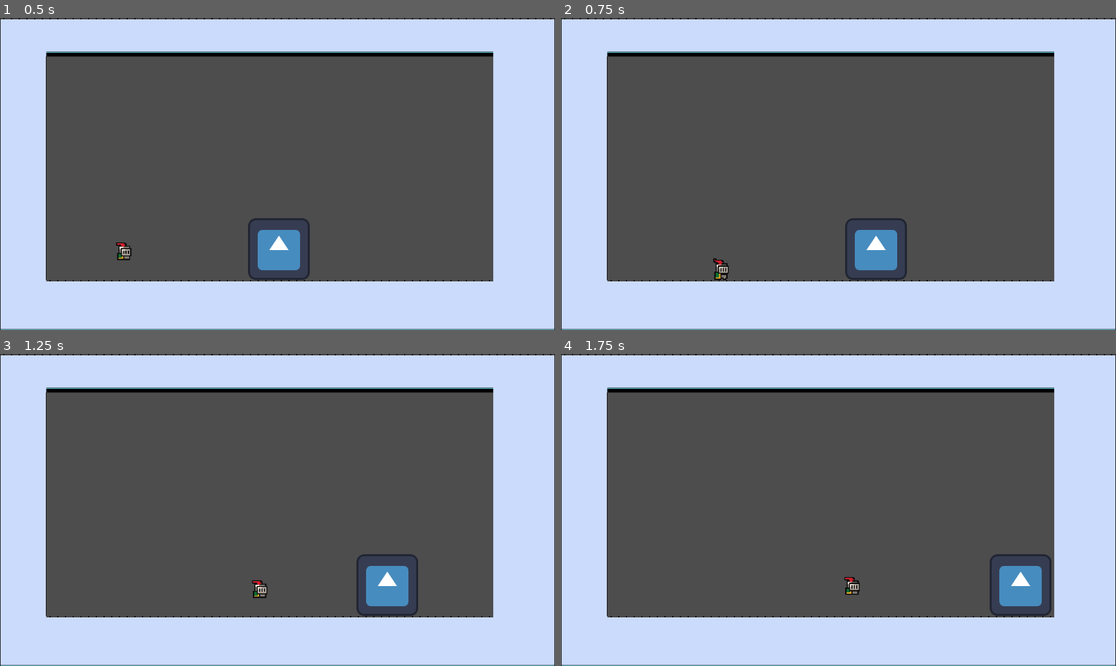
Above: before the commit, frames 1-4 (two rows, left to right).
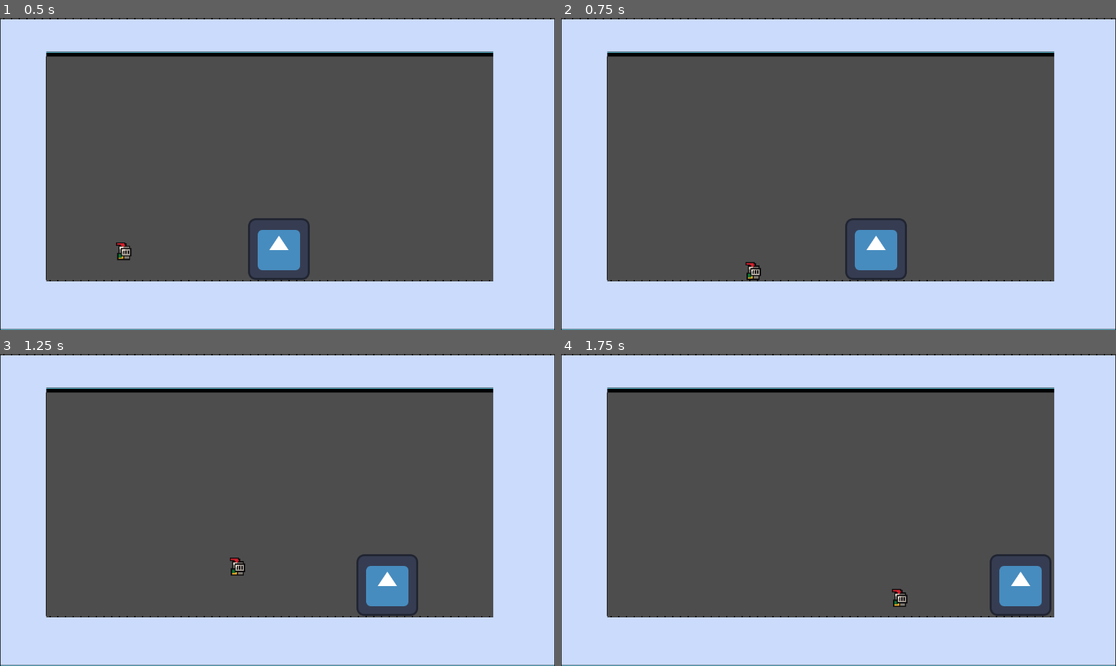
Above: after the commit, the same moments.

Repository: PjotrNik/shefjam
Game: Godot game, scene res://phase_1_map.tscn
Same seed, same stepped clock (60 frames per second), same inputs: the game is played once before the commit and once after it. The engine's default icon, where the game draws it, is replaced by a stand-in: a white triangle on a blue panel in a dark square.
Inputs:
- Up to frame 1 (0.5 s): no input
- Up to frame 2 (0.75 s): hold D (move_right) from 0.53 s (still down); tap Space (dash) at 0.6 s
- Up to frame 3 (1.25 s): keep holding D (move_right); tap S (jump) at 0.77, 0.8, 1.07 s
- Up to frame 4 (1.75 s): keep holding D (move_right); tap S (jump) at 1.35, 1.52 s; tap Space (dash) at 1.55 s

Frame 1 is identical in both runs. In frame 2, 0.3% of the frame differs, in the area x 27-37%, y 77-84%; in frame 3, 0.2%; in frame 4, 0.3%.

Commit message:
Added horizonyal dashing only

Diff:
--- a/scenes/player.tscn
+++ b/scenes/player.tscn
@@ -122,28 +122,28 @@
 [sub_resource type="SpriteFrames" id="SpriteFrames_tuyoq"]
 animations = [{
 "frames": [{
-"duration": 1.0,
+"duration": 0.5,
 "texture": SubResource("AtlasTexture_qm0ti")
 }, {
-"duration": 1.0,
+"duration": 0.5,
 "texture": SubResource("AtlasTexture_fhbv5")
 }, {
-"duration": 1.0,
+"duration": 0.5,
 "texture": SubResource("AtlasTexture_pqap4")
 }, {
-"duration": 1.0,
+"duration": 0.5,
 "texture": SubResource("AtlasTexture_2c7ny")
 }, {
-"duration": 1.0,
+"duration": 0.5,
 "texture": SubResource("AtlasTexture_0jhex")
 }, {
-"duration": 1.0,
+"duration": 0.5,
 "texture": SubResource("AtlasTexture_38am0")
 }, {
-"duration": 1.0,
+"duration": 0.5,
 "texture": SubResource("AtlasTexture_xfidv")
 }, {
-"duration": 1.0,
+"duration": 0.5,
 "texture": SubResource("AtlasTexture_nxd4c")
 }],
 "loop": false,
@@ -238,19 +238,22 @@
 [node name="AnimatedSprite2D" type="AnimatedSprite2D" parent="."]
 position = Vector2(0, -5)
 sprite_frames = SubResource("SpriteFrames_tuyoq")
-animation = &"jump"
+animation = &"dash"
 autoplay = "idle"
+frame = 7
+frame_progress = 1.0
 
 [node name="CollisionShape2D" type="CollisionShape2D" parent="."]
 position = Vector2(0, 0.5)
 shape = SubResource("RectangleShape2D_3vyb7")
 
 [node name="DashTimer" type="Timer" parent="."]
+wait_time = 0.15
+one_shot = true
+
+[node name="DashCooldown" type="Timer" parent="."]
 wait_time = 0.5
 one_shot = true
 
-[node name="DashCooldown" type="Timer" parent="."]
-one_shot = true
-
 [connection signal="timeout" from="DashTimer" to="." method="_on_dash_timer_timeout"]
 [connection signal="timeout" from="DashCooldown" to="." method="_on_dash_cooldown_timeout"]
--- a/scripts/player.gd
+++ b/scripts/player.gd
@@ -2,12 +2,10 @@
 
 
 const SPEED = 130.0
-const JUMP_VELOCITY = -300.0
-const DASH_SPEED = 500
+const JUMP_VELOCITY = -400.0
+const DASH_SPEED = 1000
 
 @onready var animated_sprite_2d: AnimatedSprite2D = $AnimatedSprite2D
-#@onready var audio_stream_player_2d: AudioStreamPlayer2D = $AudioStreamPlayer2D
-#@onready var marker_2d: Marker2D = $Marker2D
 @onready var dash_timer: Timer = $DashTimer
 @onready var dash_cooldown: Timer = $DashCooldown
 
@@ -18,7 +16,7 @@
 
 func _physics_process(delta: float) -> void:
 	# Add the gravity.
-	if not is_on_floor():
+	if not is_on_floor() and not dashing:
 		velocity += get_gravity() * delta
 
 	# Handle jump.
@@ -38,8 +36,9 @@
 		$DashCooldown.start()
 	if direction and not is_dead: #TODO dash is stopped when no direction is pressed
 		if dashing:
+			play_animations("dash")
 			velocity.x = current_dash_direction * DASH_SPEED
-			play_animations("dash")
+			velocity.y = 0
 		else:
 			velocity.x = direction * SPEED
 			play_animations("run")
@@ -70,6 +69,5 @@
 func _on_dash_timer_timeout() -> void:
 	dashing = false
 
-
 func _on_dash_cooldown_timeout() -> void:
 	can_dash = true
